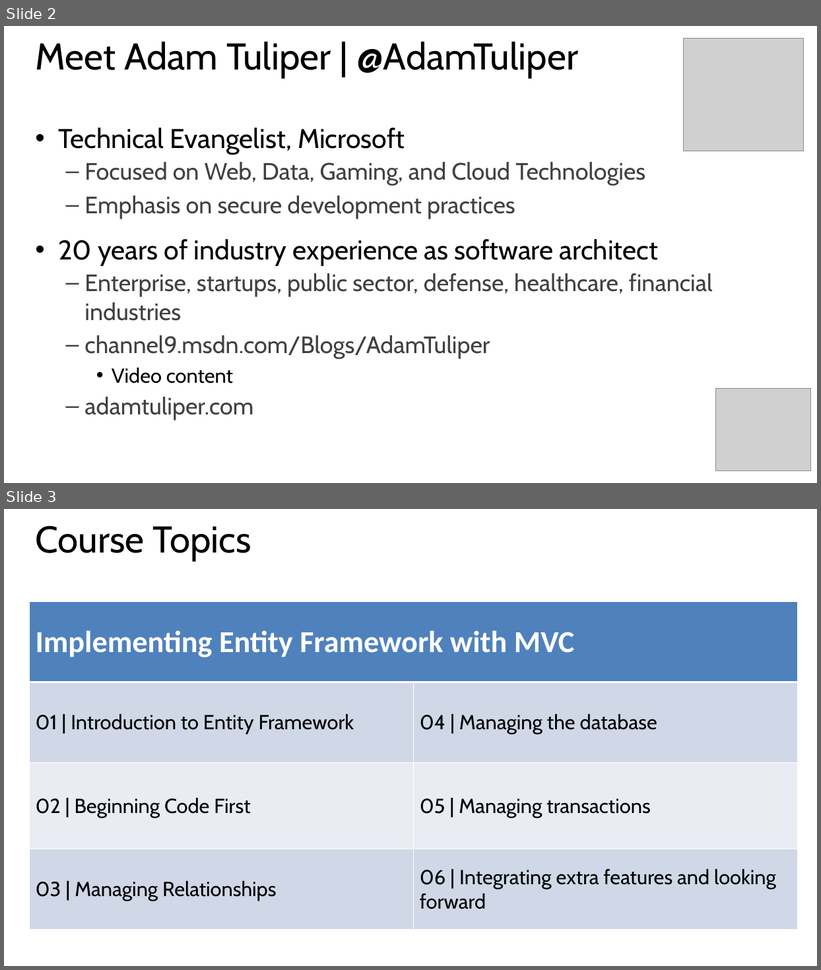
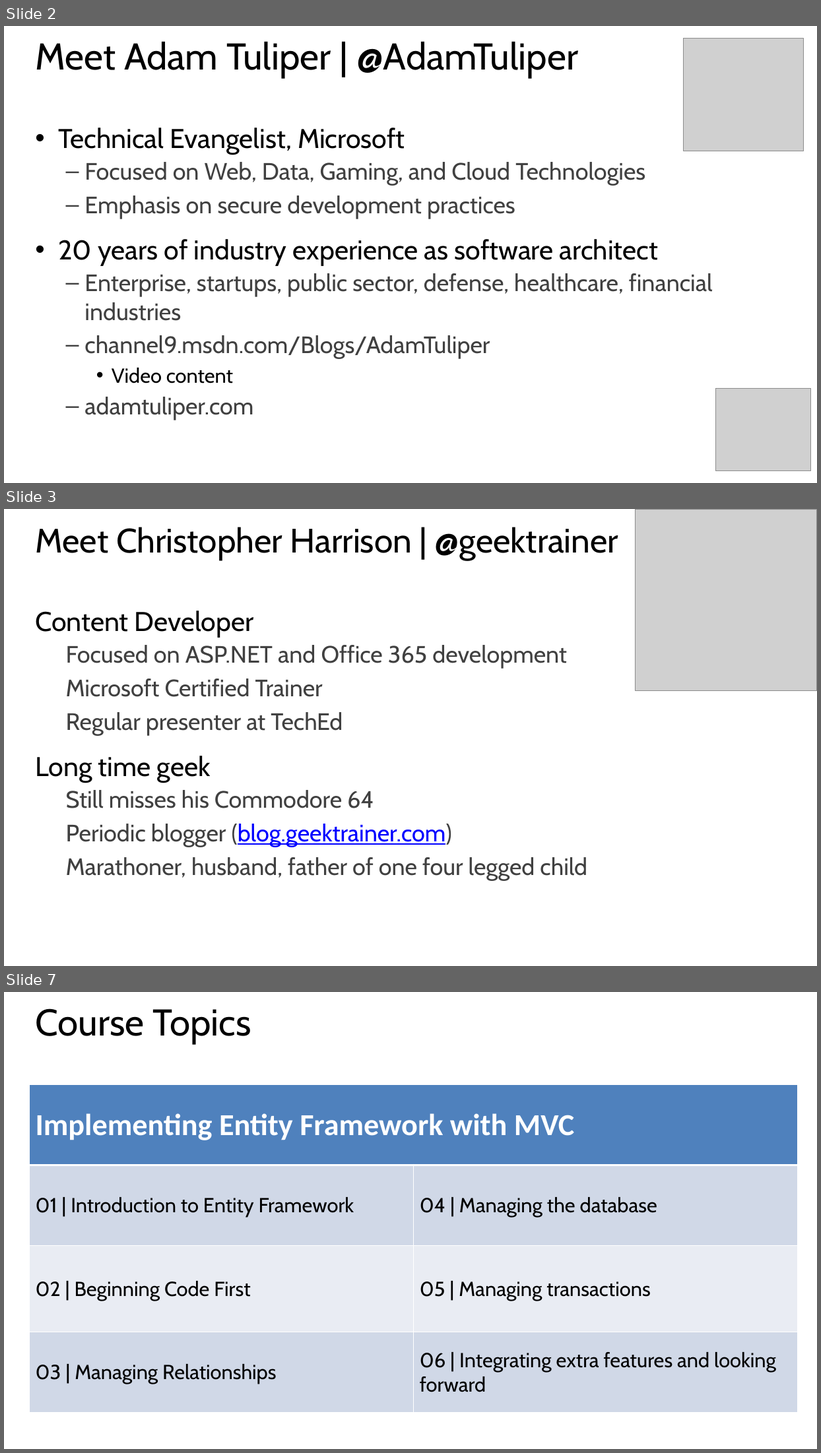
Before and after one commit to xuemiantao/EntityFramework, a slide deck: Slides/01 - Introduction to Entity Framework.pptx. Shown one above the other, each under a label of ours: slides 2 and 3 before the commit, slides 2, 3 and 7 after it; the slides between them are not shown. The pictures are 821x970 and 821x1453 pixels, drawn with LibreOffice and Linux fonts; fonts in the diff are those of the drawing; grey boxes stand for pictures. Boxes give left, top, right and bottom in pixels: in the first picture for what was removed or moved away, otherwise in the second. Text is boxed around its words. In the diff, an @@ line names an element or a change of style, - is before the commit and + after.

```diff
--- a/Slides/01 - Introduction to Entity Framework.pptx
+++ b/Slides/01 - Introduction to Entity Framework.pptx
@@ slide 3 added at <box>4,509,817,966</box>, background #FFFFFF @@
@@ title added at <box>36,527,618,560</box>, 40 pt, text #000000 @@
+Meet Christopher Harrison | @geektrainer
@@ picture added at <box>636,509,817,691</box> @@
@@ text added at <box>35,611,587,881</box>, 28 pt, text #404040 @@
+Content Developer
+  Focused on ASP.NET and Office 365 development
+  Microsoft Certified Trainer
+  Regular presenter at TechEd
+Long time geek
+  Still misses his Commodore 64
+  Periodic blogger (blog.geektrainer.com)
+  Marathoner, husband, father of one four legged child
@@ what was slide 3 is now slide 7 @@
```
Also in this commit, not shown: 3 other slides added.
